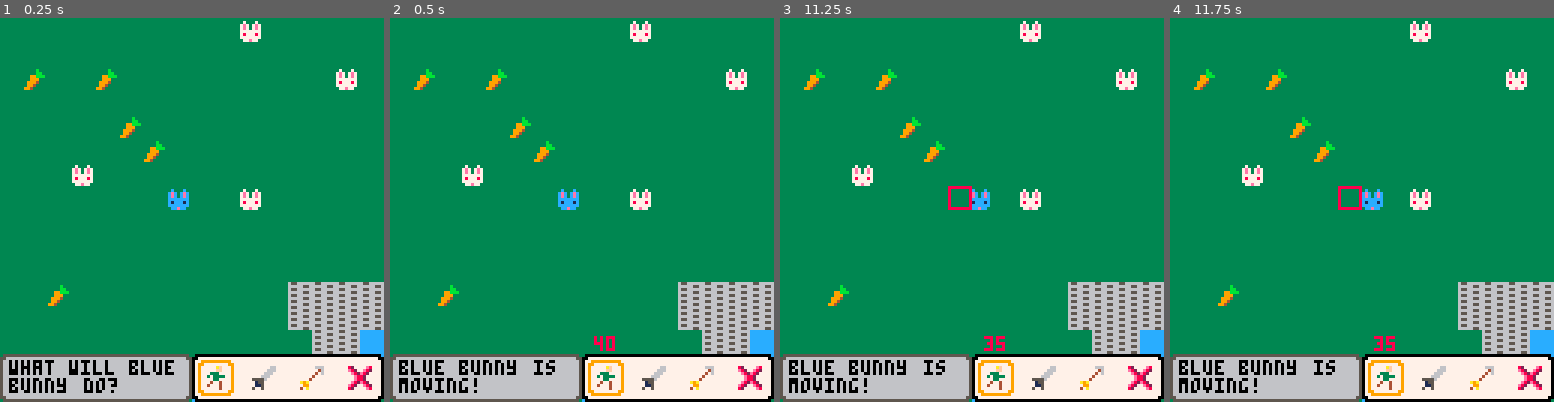
Above: before the commit, frames 1-4 (left to right).
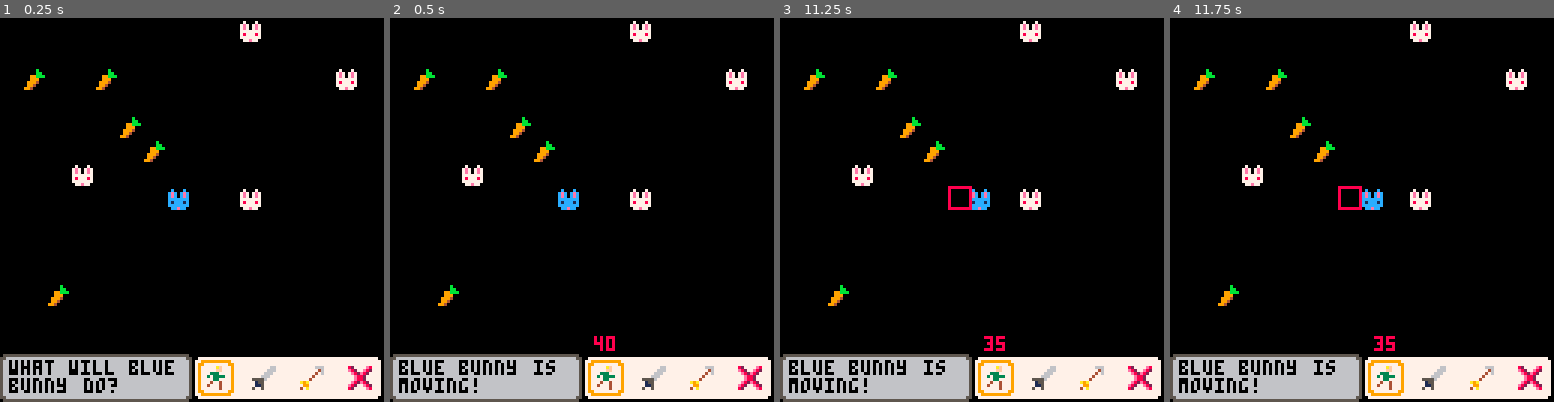
Above: after the commit, the same moments.

Repository: graphitical/d8-knight
Game: PICO-8 cartridge main.p8
Same seed, same stepped clock (60 frames per second), same inputs: the game is played once before the commit and once after it.
Inputs:
- Up to frame 1 (0.25 s): no input
- Up to frame 2 (0.5 s): tap X (X key) at 0.33 s
- Up to frame 3 (11.25 s): tap O (Z key) at 0.7, 1.7, 2.1, 2.5, 2.9, 3.3, 3.7, 4.1, 4.5, 4.9, 5.3, 5.7, 6.1, 6.5, 6.9, 7.3, 7.7, 8.1, 8.5, 8.9, 9.3, 9.7, 10.1, 10.5, 10.9 s; tap X (X key) at 1.07, 1.85, 2.97, 4.08, 5.2, 6.32, 7.43, 8.55, 9.67, 10.78 s; hold Right 1.6-2.1 s; hold Up 2.15-2.42 s; hold Right 2.47-3.03 s; hold Left 3.08-3.58 s; hold Down 3.63-3.97 s; hold Right 4.02-4.68 s; hold Up 4.73-5.03 s; hold Left 5.08-5.68 s; hold Down 5.73-6.03 s; hold Right 6.08-6.58 s; hold Right 6.63-7.13 s; hold Up 7.18-7.45 s; hold Right 7.5-8.07 s; hold Left 8.12-8.62 s; hold Down 8.67-9 s; hold Right 9.05-9.72 s; hold Up 9.77-10.07 s; hold Left 10.12-10.72 s; hold Down 10.77-11.07 s; hold Right from 11.12 s (still down)
- Up to frame 4 (11.75 s): tap O (Z key) at 11.3, 11.7 s; release Right at 11.62 s

The runs differ from the first frame. In frame 1, 86% of the frame differs, in the area x 0-100%, y 0-100%; in frame 2, 86%; in frame 3, 85%; in frame 4, 85%.

Commit message:
Move sprites in prep for artwork merge

Diff:
--- a/main.p8
+++ b/main.p8
@@ -446,7 +446,7 @@
   -- some reason
   -- for i=(self.p and self.s or 0),(self.p and self.s or 3) do
   for i=0,3 do
-    spr(12+i,x+w+4+i*16,y+4)
+    spr(204+i,x+w+4+i*16,y+4)
   end
 
   -- display movement left
Not shown, changed: 40 lines of the sprite sheet (__gfx__) section of main.p8
